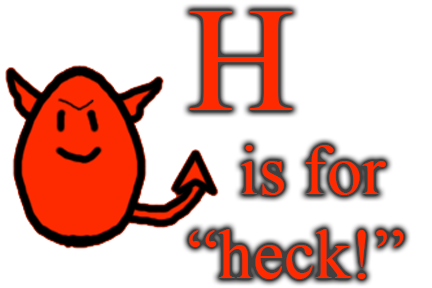
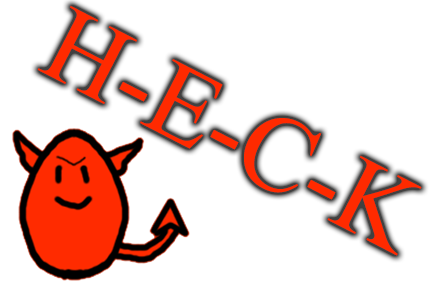
Layered file, before and after one edit (432px x 288px). Changes by layer:
renamed "H is for “heck!”" to "H-E-C-K", painted on it over [37, 5, 422, 279]
painted on "Layer 1" over [5, 65, 219, 281]
